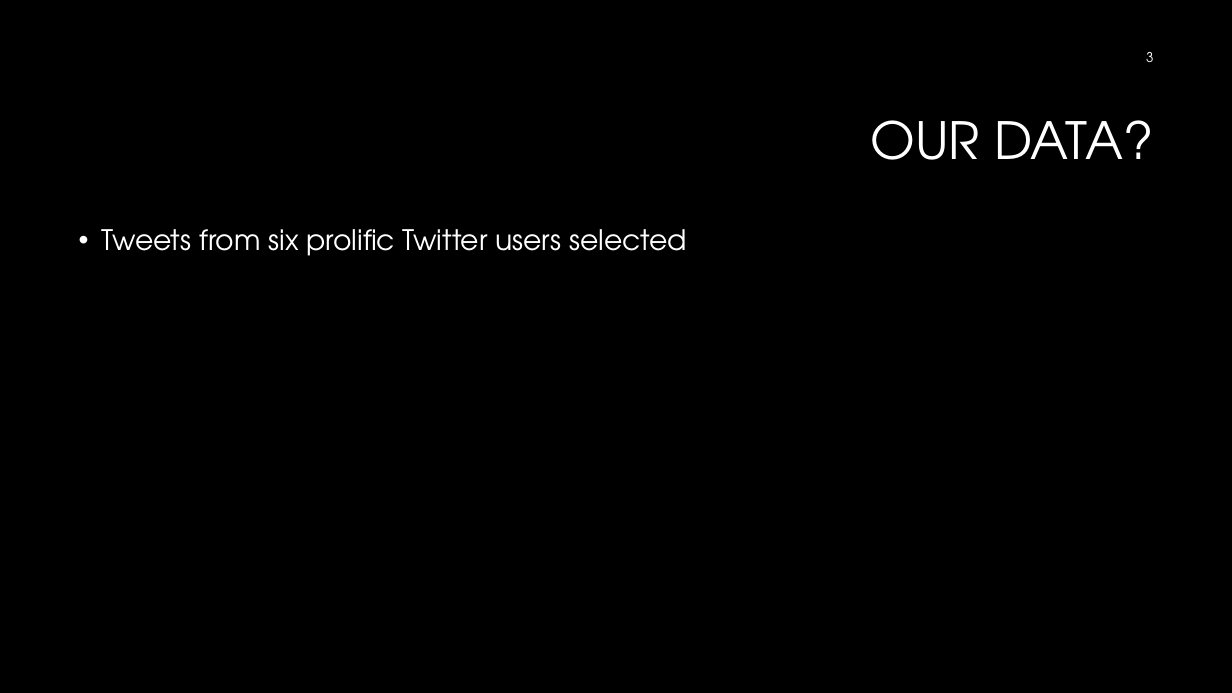
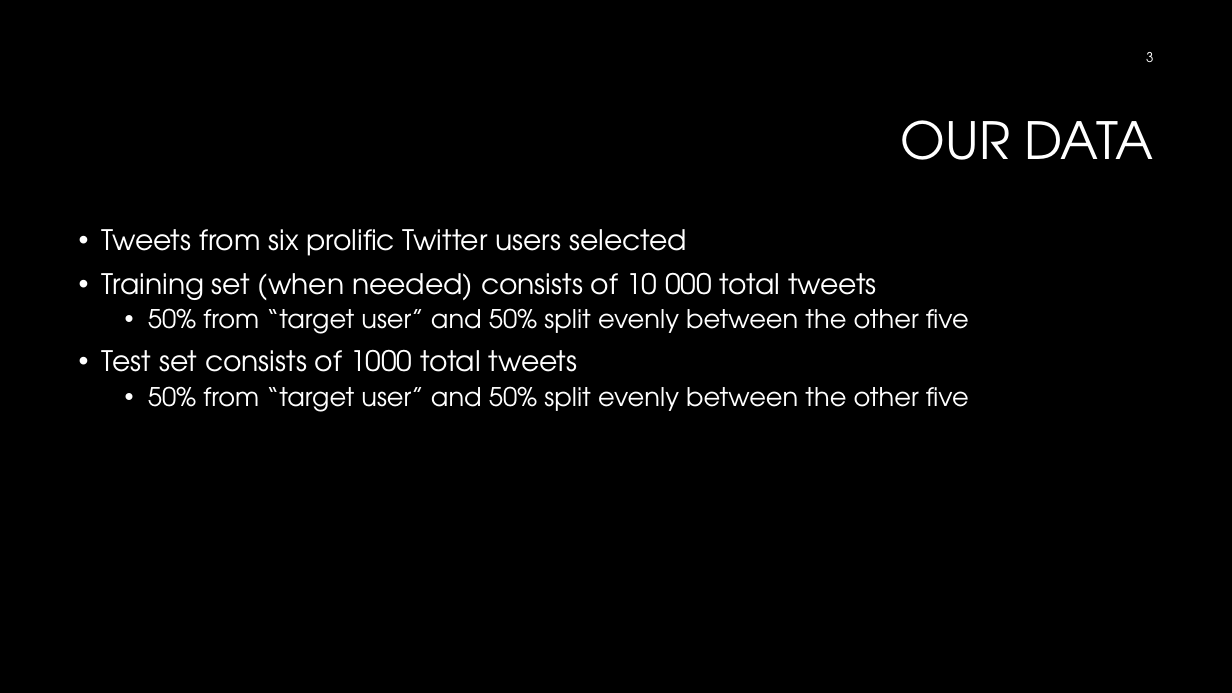
Before and after one commit to nphtan/COSC522, a slide deck: slide 3 of presentation.pptx. Drawn at 1232x693 pixels with LibreOffice and Linux fonts; fonts in the diff are those of the drawing; background and template pictures are left out. Boxes give left, top, right and bottom in pixels: in the first picture for what was removed or moved away, otherwise in the second. Text is boxed around its words. In the diff, an @@ line names an element or a change of style, - is before the commit and + after.

```diff
--- a/presentation.pptx
+++ b/presentation.pptx
@@ title at (901,120,1153,160): text changed @@
-OUR DATA?
+OUR DATA
@@ text at (102,272,969,412): paragraphs added @@
+• Training set (when needed) consists of 10 000 total tweets
+  • 50% from “target user” and 50% split evenly between the other five
+• Test set consists of 1000 total tweets
+  • 50% from “target user” and 50% split evenly between the other five
```
Also in this commit, not shown: 5 other slides changed, 3 slides added, 1 other file.
